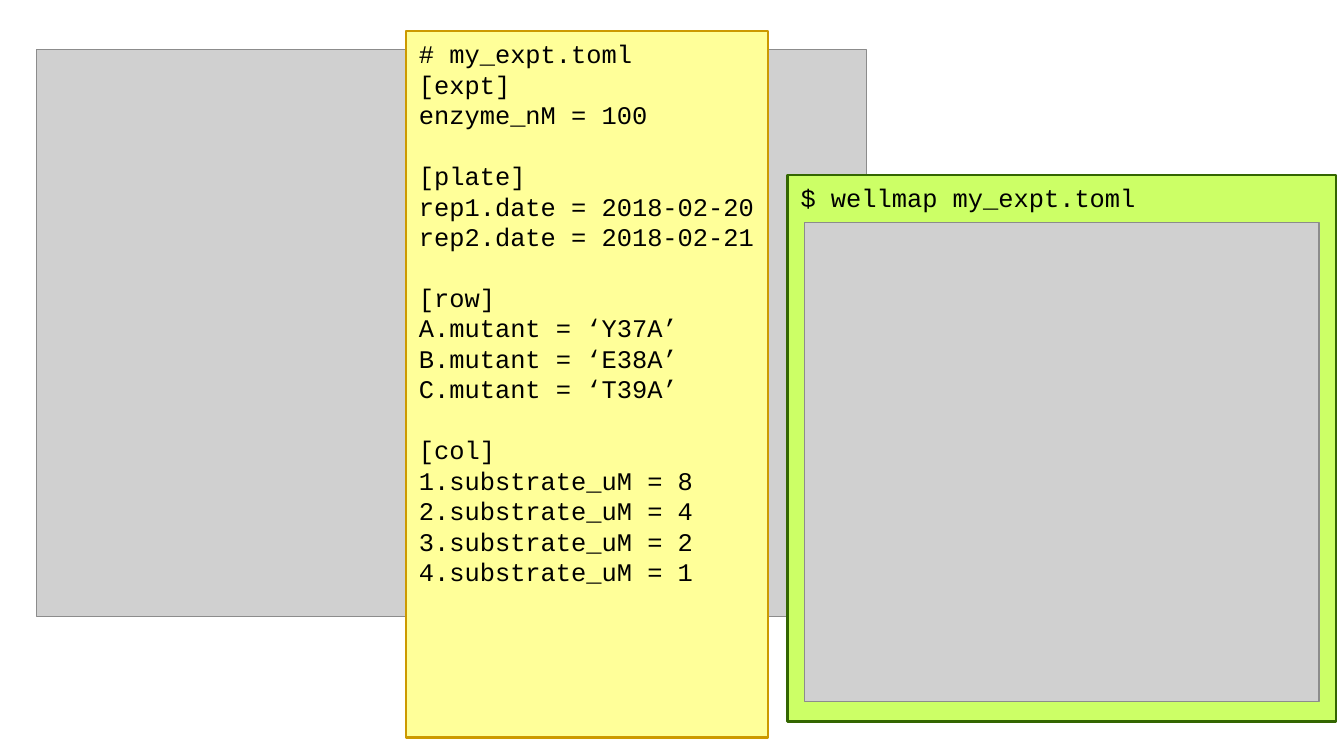
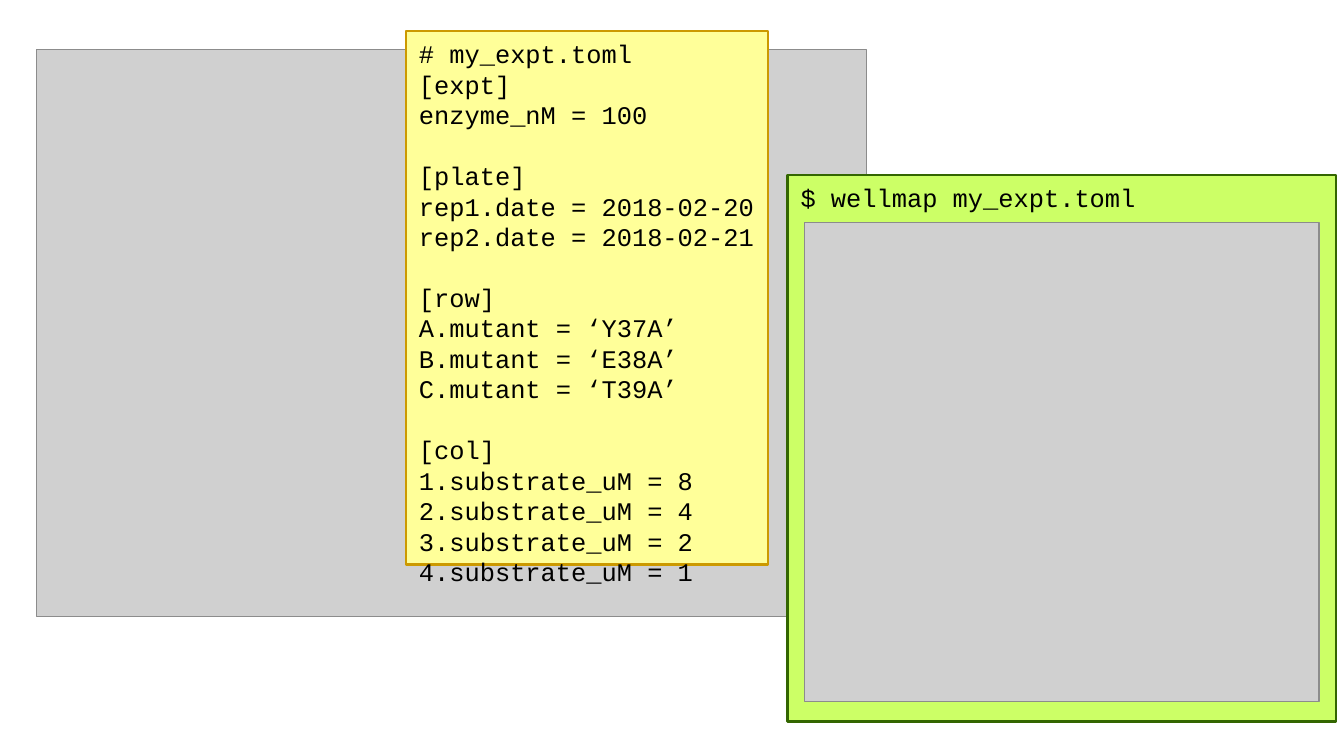
Before and after one commit to kalekundert/wellmap, a slide deck: slide 6 of docs/slides/wellmap_pitch.odp. Drawn at 1344x756 pixels with LibreOffice and Linux fonts; fonts in the diff are those of the drawing; grey boxes stand for pictures. Boxes give left, top, right and bottom in pixels: in the first picture for what was removed or moved away, otherwise in the second. Text is boxed around its words. In the diff, an @@ line names an element or a change of style, - is before the commit and + after.

```diff
--- a/docs/slides/wellmap_pitch.odp
+++ b/docs/slides/wellmap_pitch.odp
@@ rectangle "# my_expt.toml": place and size @@
-rectangle "# my_expt.toml" at <box>406,30,768,738</box>
+rectangle "# my_expt.toml" at <box>406,30,768,565</box>
```
Also in this commit, not shown: 3 other slides changed, 1 slide added, 2 slides removed, 2 other files.
